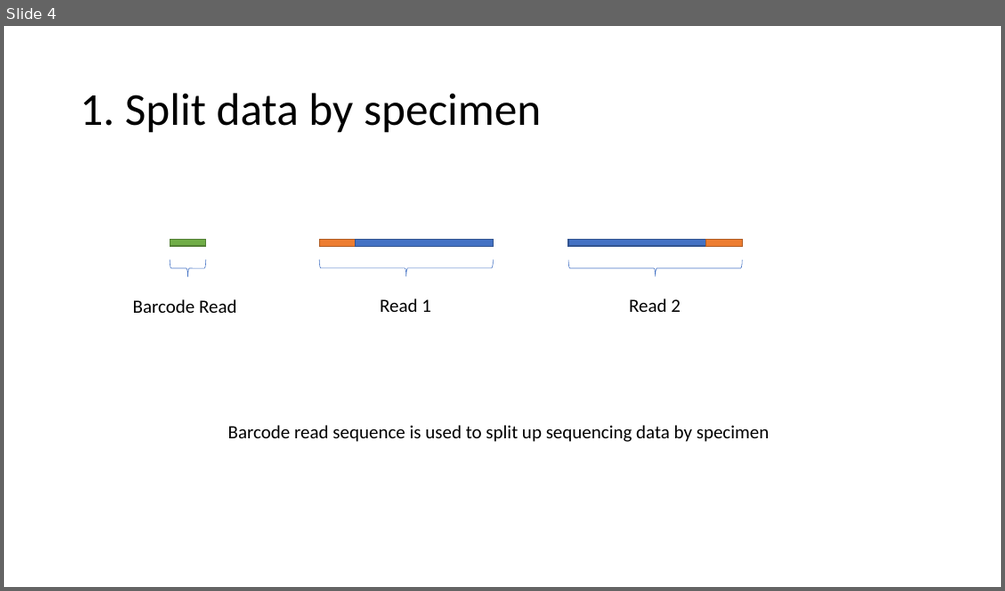
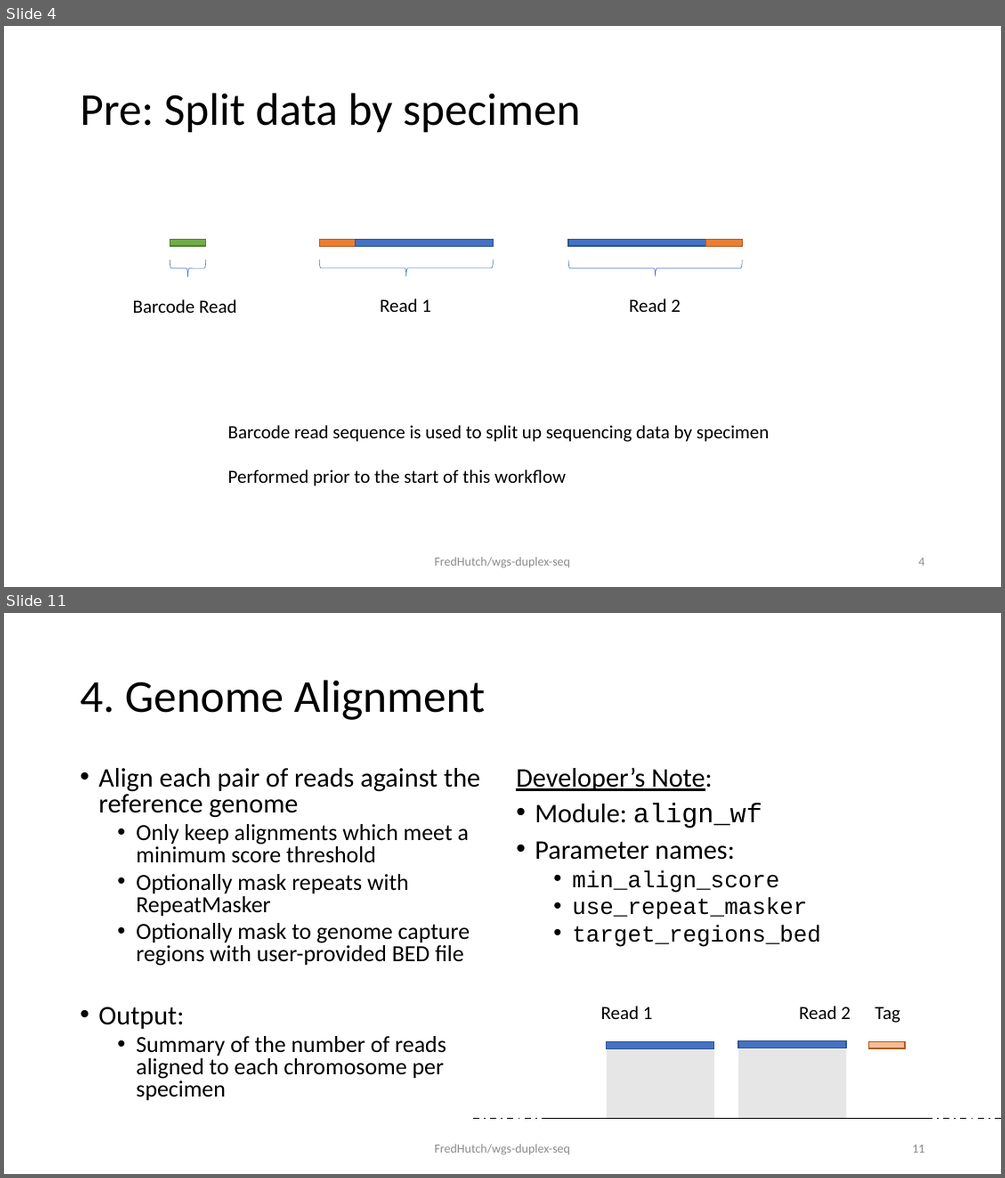
Before and after one commit to FredHutch/maddd-seq, a slide deck: docs/process.schematic.pptx. Shown one above the other, each under a label of ours: slide 4 before the commit, slides 4 and 11 after it; the slides between them are not shown. The pictures are 1005x591 and 1005x1178 pixels, drawn with LibreOffice and Linux fonts; fonts in the diff are those of the drawing. Boxes give left, top, right and bottom in pixels: in the first picture for what was removed or moved away, otherwise in the second. Text is boxed around its words. In the diff, an @@ line names an element or a change of style, - is before the commit and + after.

```diff
--- a/docs/process.schematic.pptx
+++ b/docs/process.schematic.pptx
@@ slide 11 added at (4, 613, 1001, 1174), background #FFFFFF @@
@@ title added at (80, 680, 485, 720), 44 pt, text #000000 @@
+4. Genome Alignment
@@ text added at (98, 768, 480, 1101), 22.2 pt, text #000000 @@
+• Align each pair of reads against the reference genome
+  • Only keep alignments which meet a minimum score threshold
+  • Optionally mask repeats with RepeatMasker
+  • Optionally mask to genome capture regions with user-provided BED file
+• Output:
+  • Summary of the number of reads aligned to each chromosome per specimen
@@ text added at (516, 768, 821, 947), 22.2 pt, text #000000 @@
+Developer’s Note:
+• Module: align_wf
+• Parameter names:
+  • min_align_score
+  • use_repeat_masker
+  • target_regions_bed
@@ text added at (601, 1005, 653, 1019), 18 pt, text #000000 @@
+Read 1
@@ text added at (799, 1005, 850, 1019), 18 pt, text #000000 @@
+Read 2
@@ text added at (874, 1006, 899, 1022), 18 pt, text #000000 @@
+Tag
@@ rectangle added at (607, 1049, 714, 1119), fill #E7E6E6 @@
@@ rectangle added at (607, 1041, 714, 1048), fill #4472C4, outline #325491 1 pt @@
@@ rectangle added at (738, 1049, 846, 1119), fill #E7E6E6 @@
@@ rectangle added at (738, 1041, 846, 1047), fill #4472C4, outline #325491 1 pt @@
@@ rectangle added at (869, 1041, 905, 1048), fill #ED7D31 at 50% opacity, outline #AF5C24 1 pt @@
@@ line added from (548, 1119) to (474, 1119), #000000 1.5 pt dashed @@
@@ line added from (548, 1119) to (933, 1119), #000000 1.5 pt @@
@@ line added from (1001, 1119) to (927, 1119), #000000 1.5 pt dashed @@
@@ text added at (435, 1143, 570, 1155), 12 pt, text #8C8C8C @@
+FredHutch/wgs-duplex-seq
@@ page number added at (912, 1144, 924, 1152), 12 pt, text #8C8C8C @@
+11
@@ slide 4 changed as well @@
@@ title at (80, 93, 580, 133): text changed @@
-1. Split data by specimen
+Pre: Split data by specimen
@@ text at (228, 469, 566, 486): paragraph added @@
+Performed prior to the start of this workflow
@@ text added at (435, 556, 570, 568), 12 pt, text #8C8C8C @@
+FredHutch/wgs-duplex-seq
@@ page number added at (918, 557, 924, 565), 12 pt, text #8C8C8C @@
+4
```
Also in this commit, not shown: 3 other slides changed, 14 other slides added, 7 slides removed.
